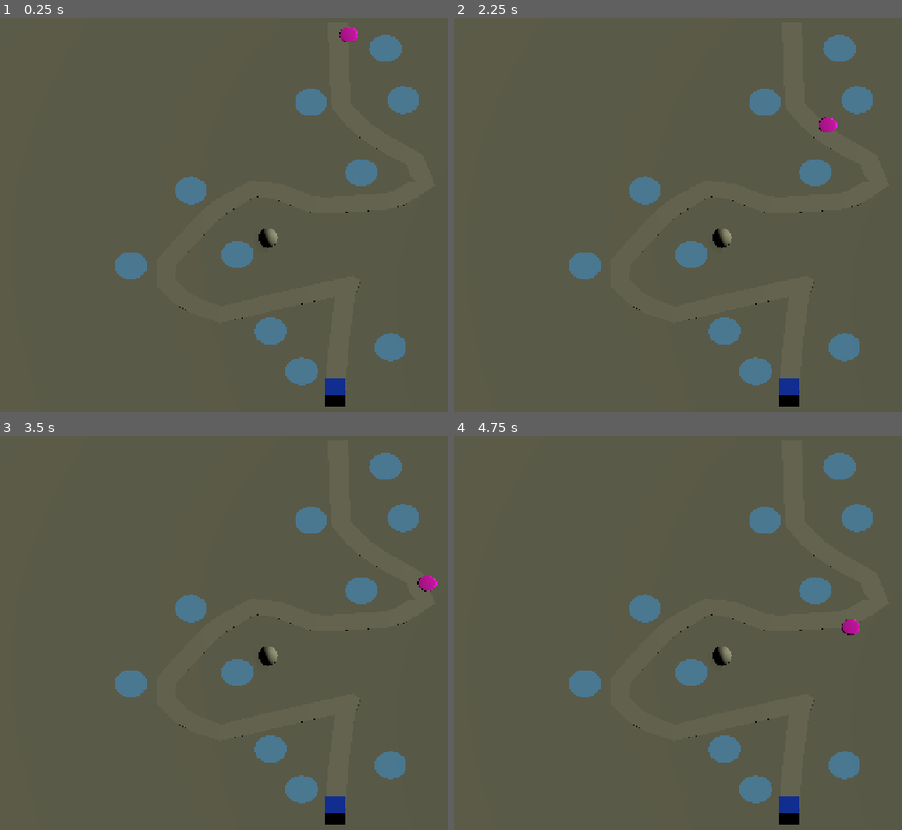
Above: before the commit, frames 1-4 (two rows, left to right).
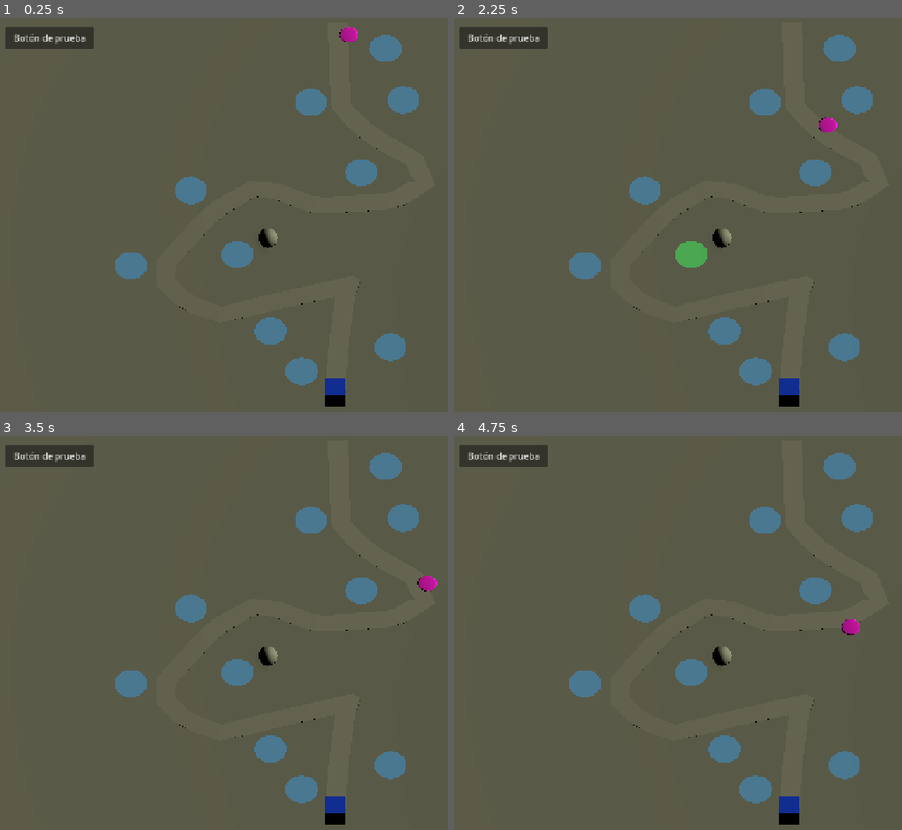
Above: after the commit, the same moments.

Repository: FrancoJVenezia/TD
Game: Godot game, scene res://scenes/levels/level_01.tscn
Two runs of this game, one before a commit and one after it. Both use one fixed random seed, a clock stepped at 60 frames per second and the inputs below. The engine's default icon, where the game draws it, is replaced by a stand-in: a white triangle on a blue panel in a dark square.
Inputs (mouse positions are in pixels of both pictures, inside the frame that each line leads up to):
- Up to frame 1 (0.25 s): no input
- Up to frame 2 (2.25 s): click (503, 37) at 0.5 s, where only the run after the commit has a clickable "Botón de prueba"; tap Enter (ui_accept) at 1.25, 1.52, 1.82, 2 s; move the mouse to (outside the picture) at 1.27 s; hold Right (ui_right) 1.28-2 s; click (outside the picture) at 1.42 s; drag from (664, 238) to (767, 297) at 2.02 s
- Up to frame 3 (3.5 s): move the mouse to (421, 546) at 2.77 s; hold Right (ui_right) from 2.78 s (still down); click (421, 546) at 2.92 s
- Up to frame 4 (4.75 s): release Right (ui_right) at 3.5 s; drag from (767, 715) to (592, 573) at 3.52 s; move the mouse to (outside the picture) at 4.27 s; hold Left (ui_left) from 4.28 s (still down); click (outside the picture) at 4.42 s; tap Enter (ui_accept) at 4.52 s

The runs differ from the first frame. In frame 1, 1.0% of the frame differs, in the area x 1-21%, y 2-8%; in frame 2, 1.4%, in the area x 1-57%, y 2-64%; in frame 3, 1.0%; in frame 4, 1.0%.

Commit message:
[F2.2] Agregar selección 3D de slots

Diff:
--- a/scenes/levels/level_01.tscn
+++ b/scenes/levels/level_01.tscn
@@ -4,6 +4,7 @@
 [ext_resource type="Script" uid="uid://uvegd81h83w7" path="res://scripts/core/health.gd" id="2_50wog"]
 [ext_resource type="PackedScene" uid="uid://ci4501adc61vj" path="res://scenes/towers/tower.tscn" id="3_2djvx"]
 [ext_resource type="PackedScene" path="res://scenes/levels/build_slot.tscn" id="4_build_slot"]
+[ext_resource type="Script" path="res://scripts/build_controller.gd" id="5_build_controller"]
 
 [sub_resource type="StandardMaterial3D" id="StandardMaterial3D_445s5"]
 albedo_color = Color(0.5, 0.5, 0.5, 1)
@@ -56,6 +57,20 @@
 
 [node name="BuildSlots" type="Node3D" parent="." unique_id=1887118405]
 
+[node name="BuildController" type="Node" parent="."]
+script = ExtResource("5_build_controller")
+
+[node name="TestUI" type="CanvasLayer" parent="."]
+
+[node name="TestButton" type="Button" parent="TestUI"]
+offset_left = 16.0
+offset_top = 16.0
+offset_right = 176.0
+offset_bottom = 56.0
+text = "Botón de prueba"
+
+[connection signal="slot_selected" from="BuildController" to="BuildController" method="_on_slot_selected"]
+
 [node name="BuildSlot1" parent="BuildSlots" unique_id=1843373488 instance=ExtResource("4_build_slot")]
 transform = Transform3D(1, 0, 0, 0, 1, 0, 0, 0, 1, 1.7543416, 0.3189276, -10.111646)
 
--- /dev/null
+++ b/scripts/build_controller.gd
@@ -0,0 +1,66 @@
+extends Node
+
+signal slot_selected(slot: BuildSlot)
+signal slot_hover_changed(slot: BuildSlot)
+
+const SLOT_COLLISION_MASK: int = 1 << 4
+const RAY_LENGTH: float = 1000.0
+
+var _hovered: BuildSlot
+var _selected: BuildSlot
+
+
+func _physics_process(_delta: float) -> void:
+	_update_hovered_slot()
+
+
+func _unhandled_input(event: InputEvent) -> void:
+	if not event is InputEventMouseButton:
+		return
+	var mouse_event := event as InputEventMouseButton
+	if not mouse_event.pressed or mouse_event.button_index != MOUSE_BUTTON_LEFT:
+		return
+	if _hovered == null:
+		return
+
+	_selected = _hovered
+	slot_selected.emit(_selected)
+	get_viewport().set_input_as_handled()
+
+
+func _update_hovered_slot() -> void:
+	var camera := get_viewport().get_camera_3d()
+	if camera == null:
+		_set_hovered_slot(null)
+		return
+
+	var mouse := get_viewport().get_mouse_position()
+	var ray_origin := camera.project_ray_origin(mouse)
+	var ray_end := ray_origin + camera.project_ray_normal(mouse) * RAY_LENGTH
+	var query := PhysicsRayQueryParameters3D.create(ray_origin, ray_end)
+	query.collide_with_areas = true
+	query.collide_with_bodies = false
+	query.collision_mask = SLOT_COLLISION_MASK
+
+	var hit := camera.get_world_3d().direct_space_state.intersect_ray(query)
+	var slot: BuildSlot
+	if not hit.is_empty():
+		var collider := hit["collider"] as Node
+		if collider is Area3D:
+			slot = collider.get_parent() as BuildSlot
+	_set_hovered_slot(slot)
+
+
+func _set_hovered_slot(slot: BuildSlot) -> void:
+	if slot == _hovered:
+		return
+	if is_instance_valid(_hovered):
+		_hovered.set_highlight(false)
+	_hovered = slot
+	if is_instance_valid(_hovered):
+		_hovered.set_highlight(true)
+	slot_hover_changed.emit(_hovered)
+
+
+func _on_slot_selected(slot: BuildSlot) -> void:
+	print("Slot seleccionado: ", slot.name)
Not shown, added: scripts/build_controller.gd.uid
